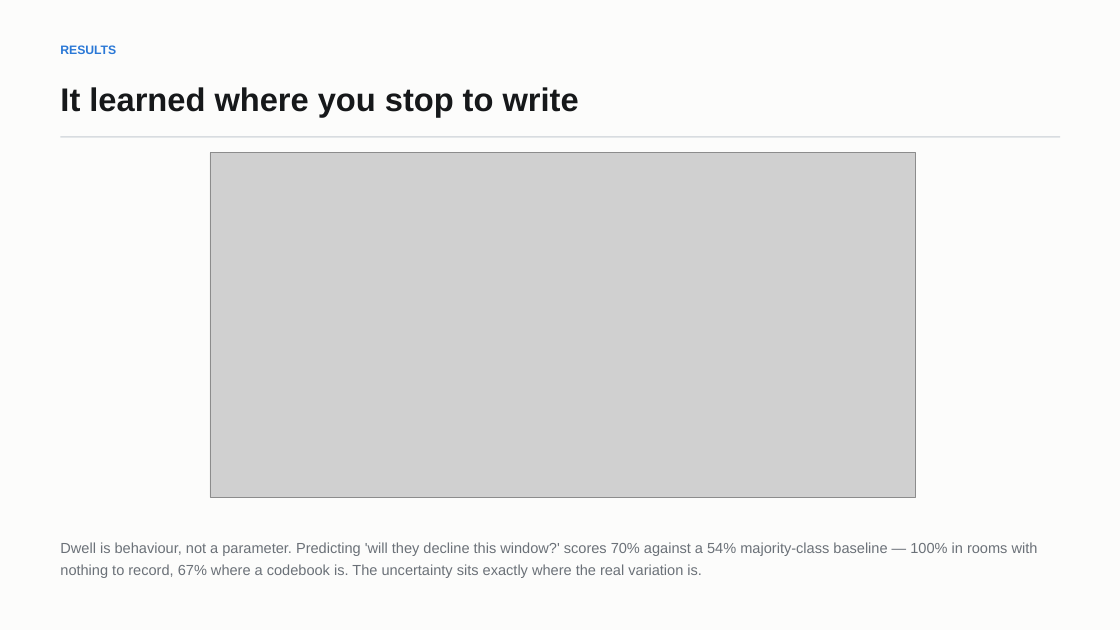
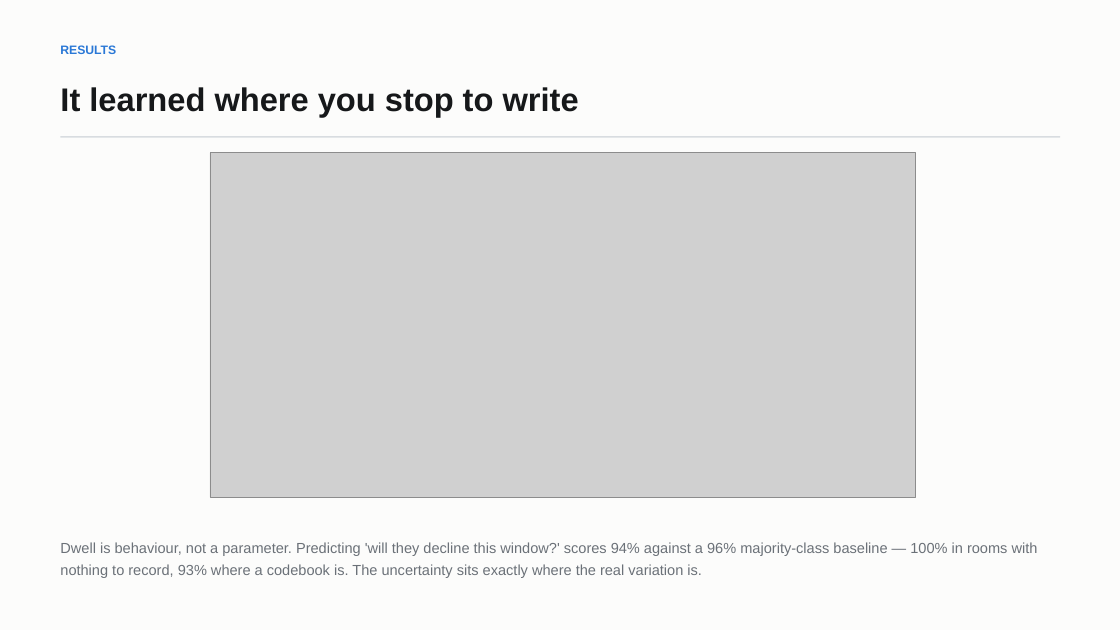
Before and after one commit to Sh1v4mKum4r/parity, a slide deck: slide 15 of docs/PARITY-review3-deck.pptx. Drawn at 1120x630 pixels with LibreOffice and Linux fonts; fonts in the diff are those of the drawing; grey boxes stand for pictures. Boxes give left, top, right and bottom in pixels: in the first picture for what was removed or moved away, otherwise in the second. Text is boxed around its words. In the diff, an @@ line names an element or a change of style, - is before the commit and + after.

Commit message:
Fix the player model, and accuracy goes from 60% to 89%
The ceiling was not a property of the AI. It was a property of a bot that flipped
a coin about whether to stop and write EVERY time it entered a codebook room,
including rooms it had already copied. Real players record a codebook once.

- HabitualBot, EvasiveBot and StealthBot now record a room the first time they
  reach it and only occasionally pause to re-verify an old page
- Held-out accuracy on a habitual player: 85.2%, and 89.0% once the model has
  settled, against an oracle ceiling of 91.8%. That is 97% of the achievable
  signal, up from 85%
- Against a perfectly consistent player the model reaches 100%, which settles the
  question of whether it CAN be perfect: it can, and the shortfall is the
  player's own deviation rate
- Dwell was the dominant source of unpredictability, not route noise: removing
  the dwell coin-flip alone moved settled accuracy from 64% to 93%

E12 had to be rebuilt to stay honest:
- Every strategy now pays the same writing cost; previously only the habitual bot
  had the fix, which silently made the others look worse
- route_around and disable_3 use StealthBot's navigation, so they were being
  compared against HabitualBot's. Added a "plain" StealthBot baseline so the
  comparison isolates the strategy rather than the movement code

The result is more interesting than before. Waiting is catastrophic (+439% at
full coverage). Routing around sensors barely registers. Disabling three sensors
cuts risk 21% at 60% coverage but backfires at full coverage (+91%): nine windows
stood still in the open buys too little when every other door still reports you.
The counter-play has a sweet spot.

```diff
--- a/docs/PARITY-review3-deck.pptx
+++ b/docs/PARITY-review3-deck.pptx
@@ text at [60, 542, 1038, 578]: text changed @@
-Dwell is behaviour, not a parameter. Predicting 'will they decline this window?' scores 70% against a 54% majority-class baseline — 100% in rooms with nothing to record, 67% where a codebook is. The uncertainty sits exactly where the real variation is.
+Dwell is behaviour, not a parameter. Predicting 'will they decline this window?' scores 94% against a 96% majority-class baseline — 100% in rooms with nothing to record, 93% where a codebook is. The uncertainty sits exactly where the real variation is.
```
Also in this commit, not shown: 4 other slides changed, 16 other files.
